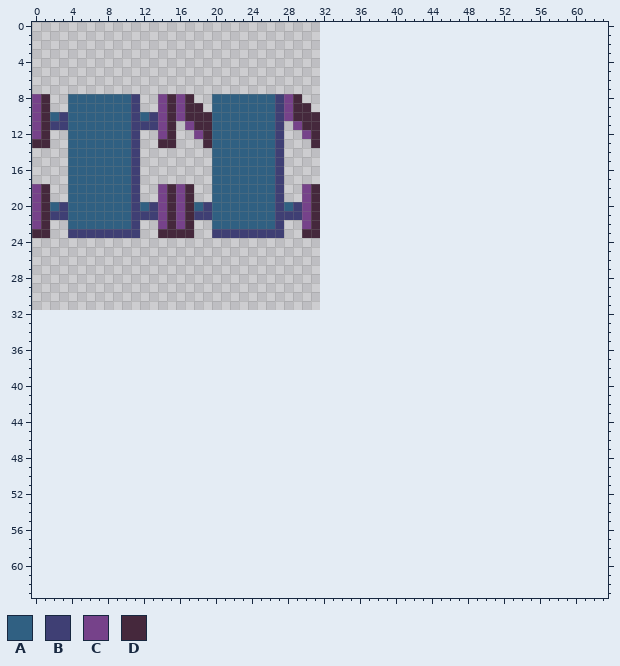
A pixel-art sprite gets an edit: car.png. The picture above was drawn from the file before the commit.
The file is 32x32 pixels. The old version is drawn lined up with the new one, on the new canvas.
Palette (. is transparent): A #306082  B #3f3f74  C #76428a  D #45283c
Pixels before (only the part around the change), first column x 0:
 0 ................................................................
 1 ................................................................
 2 ................................................................
 3 ................................................................
 4 ................................................................
 5 ................................................................
 6 ................................................................
 7 ................................................................
 8 CD..AAAAAAAB..CDCD..AAAAAAABCD..................................
 9 CD..AAAAAAAB..CDCDD.AAAAAAABCDD.................................
10 CDABAAAAAAABABCDCDDDAAAAAAABCDDD................................
11 CDBBAAAAAAABBBCD.CDDAAAAAAAB.CDD................................
12 CD..AAAAAAAB..CD..CDAAAAAAAB..CD................................
13 DD..AAAAAAAB..DD...DAAAAAAAB...D................................
14 ....AAAAAAAB........AAAAAAAB....................................
15 ....AAAAAAAB........AAAAAAAB....................................
16 ....AAAAAAAB........AAAAAAAB....................................
17 ....AAAAAAAB........AAAAAAAB....................................
18 CD..AAAAAAAB..CDCD..AAAAAAAB..CD................................
19 CD..AAAAAAAB..CDCD..AAAAAAAB..CD................................
20 CDABAAAAAAABABCDCDABAAAAAAABABCD................................
21 CDBBAAAAAAABBBCDCDBBAAAAAAABBBCD................................
22 CD..AAAAAAAB..CDCD..AAAAAAAB..CD................................
23 DD..BBBBBBBB..DDDD..BBBBBBBB..DD................................
24 ................................................................
25 ................................................................
26 ................................................................
27 ................................................................
28 ................................................................
29 ................................................................
30 ................................................................
31 ................................................................
32 ................................................................
33 ................................................................
34 ................................................................
35 ................................................................
36 ................................................................
37 ................................................................
38 ................................................................
39 ................................................................
40 ................................................................
41 ................................................................
42 ................................................................
43 ................................................................
44 ................................................................
45 ................................................................
46 ................................................................
47 ................................................................
48 ................................................................
49 ................................................................
50 ................................................................
51 ................................................................
52 ................................................................
53 ................................................................
54 ................................................................
55 ................................................................
56 ................................................................
57 ................................................................
58 ................................................................
After the commit:
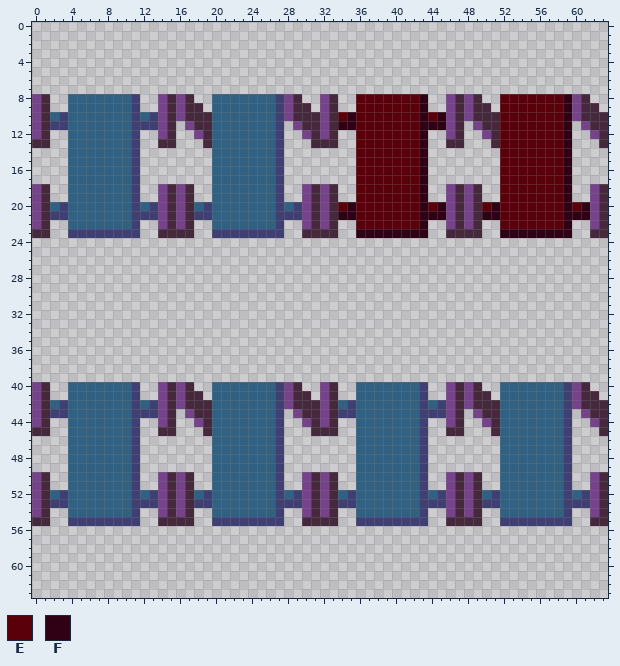
Colours new in this view: E #59000a  F #300015
Edits made:
canvas 32x32 -> 64x64
There is now colour A in rows 40 to 41 at x 4 to 10, 20 to 26, 36 to 42 and 52 to 58; in row 42 at x 2, 4 to 10, 12, 20 to 26, 34, 36 to 42, 44 and 52 to 58; in rows 43 to 51 at x 4 to 10, 20 to 26, 36 to 42 and 52 to 58; in row 52 at x 2, 4 to 10, 12, 18, 20 to 26, 28, 34, 36 to 42, 44, 50, 52 to 58 and 60; in rows 53 to 54 at x 4 to 10, 20 to 26, 36 to 42 and 52 to 58.
There is now colour B in rows 40 to 41 at x 11, 27, 43 and 59; in row 42 at x 3, 11, 13, 27, 35, 43, 45 and 59; in row 43 at x 2 to 3, 11 to 13, 27, 34 to 35, 43 to 45 and 59; in rows 44 to 51 at x 11, 27, 43 and 59; in row 52 at x 3, 11, 13, 19, 27, 29, 35, 43, 45, 51, 59 and 61; in row 53 at x 2 to 3, 11 to 13, 18 to 19, 27 to 29, 34 to 35, 43 to 45, 50 to 51 and 59 to 61.
There is now colour B in row 54 at x 11, 27, 43 and 59; in row 55 at x 4 to 11, 20 to 27, 36 to 43 and 52 to 59.
There is now colour C in rows 8 to 10 at x 32, 46, 48 and 60; in row 11 at x 32, 46, 49 and 61; in row 12 at x 32, 46, 50 and 62; in rows 18 to 22 at x 32, 46, 48 and 62; in rows 40 to 42 at x 0, 14, 16, 28, 32, 46, 48 and 60; in row 43 at x 0, 14, 17, 29, 32, 46, 49 and 61.
There is now colour C in row 44 at x 0, 14, 18, 30, 32, 46, 50 and 62; in rows 50 to 54 at x 0, 14, 16, 30, 32, 46, 48 and 62.
There is now colour D in row 8 at x 33, 47, 49 and 61; in row 9 at x 33, 47, 49 to 50 and 61 to 62; in row 10 at x 33, 47, 49 to 51 and 61 to 63; in row 11 at x 33, 47, 50 to 51 and 62 to 63; in row 12 at x 33, 47, 51 and 63; in row 13 at x 32 to 33, 46 to 47, 51 and 63.
There is now colour D in rows 18 to 22 at x 33, 47, 49 and 63; in row 23 at x 32 to 33, 46 to 49 and 62 to 63; in row 40 at x 1, 15, 17, 29, 33, 47, 49 and 61; in row 41 at x 1, 15, 17 to 18, 29 to 30, 33, 47, 49 to 50 and 61 to 62; in row 42 at x 1, 15, 17 to 19, 29 to 31, 33, 47, 49 to 51 and 61 to 63; in row 43 at x 1, 15, 18 to 19, 30 to 31, 33, 47, 50 to 51 and 62 to 63.
There is now colour D in row 44 at x 1, 15, 19, 31, 33, 47, 51 and 63; in row 45 at x 0 to 1, 14 to 15, 19, 31 to 33, 46 to 47, 51 and 63; in rows 50 to 54 at x 1, 15, 17, 31, 33, 47, 49 and 63; in row 55 at x 0 to 1, 14 to 17, 30 to 33, 46 to 49 and 62 to 63.
There is now colour E in rows 8 to 9 at x 36 to 42 and 52 to 58; in row 10 at x 34, 36 to 42, 44 and 52 to 58; in rows 11 to 19 at x 36 to 42 and 52 to 58; in row 20 at x 34, 36 to 42, 44, 50, 52 to 58 and 60; in rows 21 to 22 at x 36 to 42 and 52 to 58.
There is now colour F in rows 8 to 9 at x 43 and 59; in row 10 at x 35, 43, 45 and 59; in row 11 at x 34 to 35, 43 to 45 and 59; in rows 12 to 19 at x 43 and 59; in row 20 at x 35, 43, 45, 51, 59 and 61; in row 21 at x 34 to 35, 43 to 45, 50 to 51 and 59 to 61.
There is now colour F in row 22 at x 43 and 59; in row 23 at x 36 to 43 and 52 to 59.
